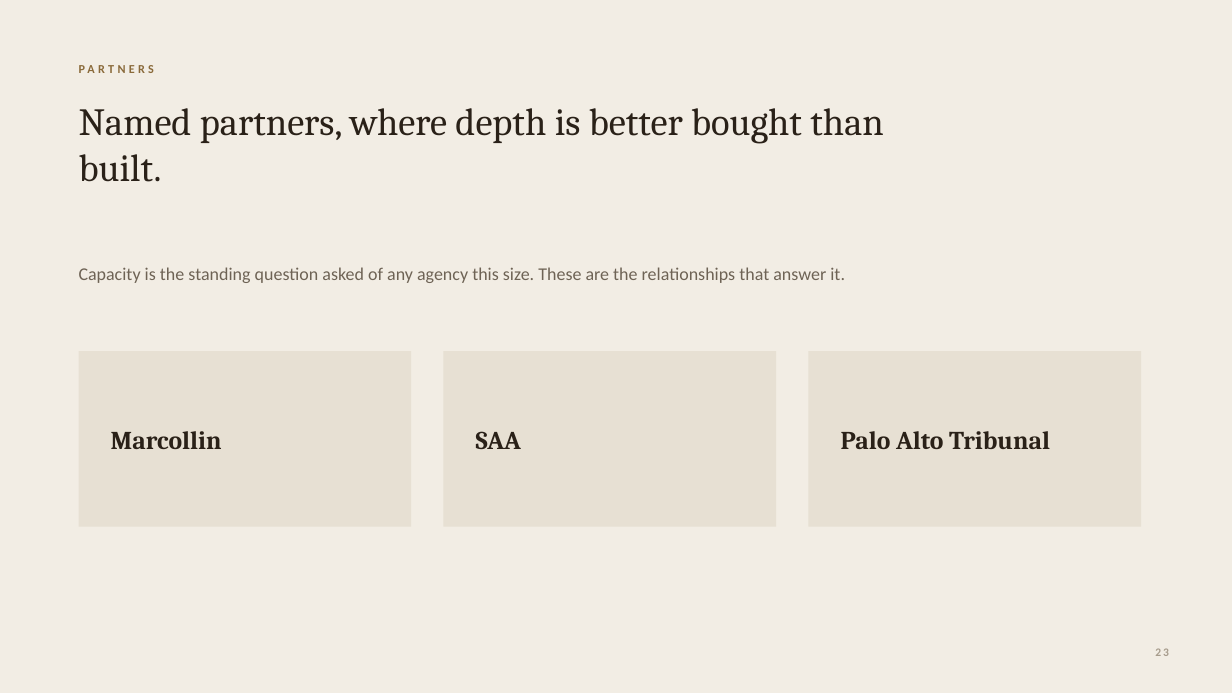
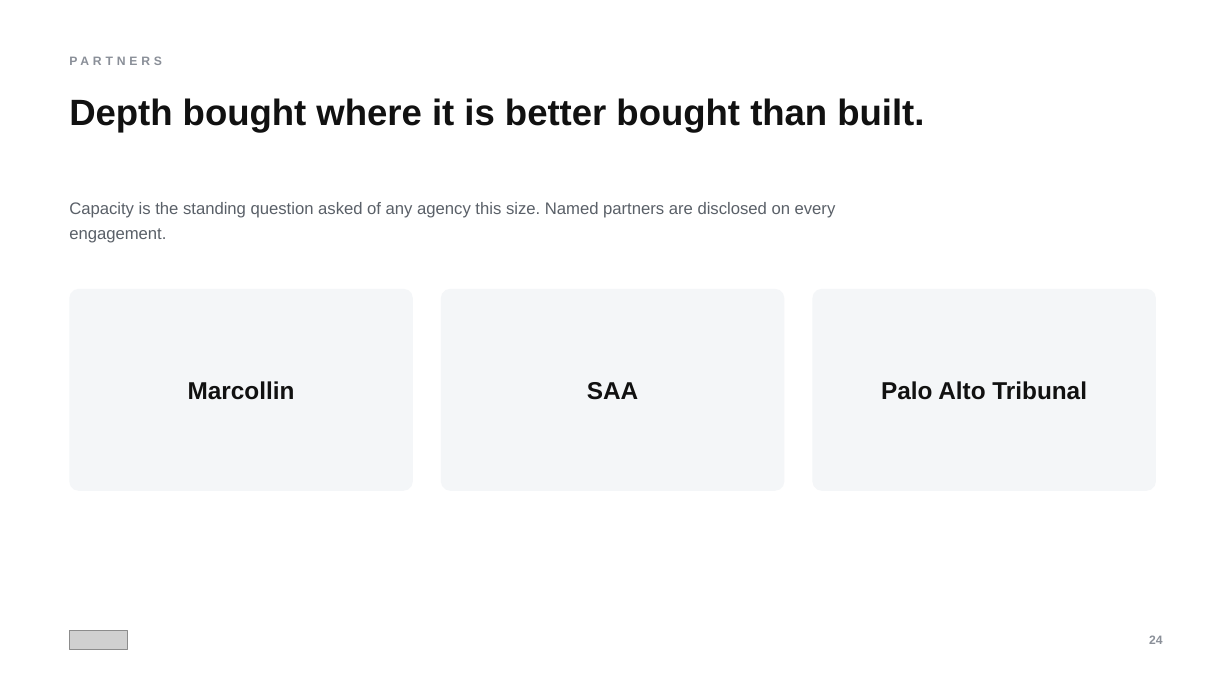
Before and after one commit to tanvichitnis1/NEW-, a slide deck: slide 24 of deck-pptx/EOV-Credentials-2026.pptx (slide 23 before the commit). Drawn at 1232x693 pixels with LibreOffice and Linux fonts; fonts in the diff are those of the drawing; grey boxes stand for pictures. Boxes give left, top, right and bottom in pixels: in the first picture for what was removed or moved away, otherwise in the second. Text is boxed around its words. In the diff, an @@ line names an element or a change of style, - is before the commit and + after.

```diff
--- a/deck-pptx/EOV-Credentials-2026.pptx
+++ b/deck-pptx/EOV-Credentials-2026.pptx
@@ background #F2EDE4 to #FFFFFF @@
@@ text "PARTNERS": place and size @@
-text "PARTNERS" at [79, 55, 957, 81]
+text "PARTNERS" at [69, 51, 1163, 70]
@@ text "PARTNERS" at [69, 51, 1163, 70]: font Calibri to Arial, text colour #8A6A3A to #8A8F98, letter spacing 2.6 to 3 pt @@
@@ text at [69, 98, 924, 132]: text changed; size 30 to 28.5 pt; font Cambria to Arial; text colour #2A2118 to #111111; bold on @@
-Named partners, where depth is better bought than built.
+Depth bought where it is better bought than built.
@@ text at [69, 202, 836, 243]: text changed; size 14 to 13 pt; font Calibri to Arial; text colour #6E6355 to #5A6068 @@
-Capacity is the standing question asked of any agency this size. These are the relationships that answer it.
+Capacity is the standing question asked of any agency this size. Named partners are disclosed on every engagement.
@@ rounded rectangle added at [69, 288, 413, 491], fill #F4F6F8 @@
@@ text "Marcollin": place and size @@
-text "Marcollin" at [111, 431, 222, 449]
+text "Marcollin" at [188, 381, 295, 400]
@@ rounded rectangle added at [441, 288, 785, 491], fill #F4F6F8 @@
@@ text "SAA": place and size @@
-text "SAA" at [476, 431, 521, 449]
+text "SAA" at [587, 382, 638, 400]
@@ rounded rectangle added at [812, 288, 1156, 491], fill #F4F6F8 @@
@@ size 20 to 19 pt, font Cambria to Arial, text colour #2A2118 to #111111; alignment left to centre in 3 elements at [587, 382, 638, 400], [188, 381, 295, 400], [881, 381, 1087, 400] @@
@@ text "Palo Alto Tribunal": place and size @@
-text "Palo Alto Tribunal" at [841, 431, 1050, 449]
+text "Palo Alto Tribunal" at [881, 381, 1087, 400]
@@ rectangle removed at [79, 351, 411, 527] @@
@@ rectangle removed at [444, 351, 776, 527] @@
@@ rectangle removed at [809, 351, 1141, 527] @@
@@ picture added at [69, 630, 127, 650] @@
@@ text added at [1149, 635, 1163, 644], 9.5 pt, text #8A8F98, bold @@
+24
@@ text removed at [1155, 648, 1169, 656] @@
-23
```
Also in this commit, not shown: 14 other slides changed, 10 slides added, 9 slides removed, 3 other files.
